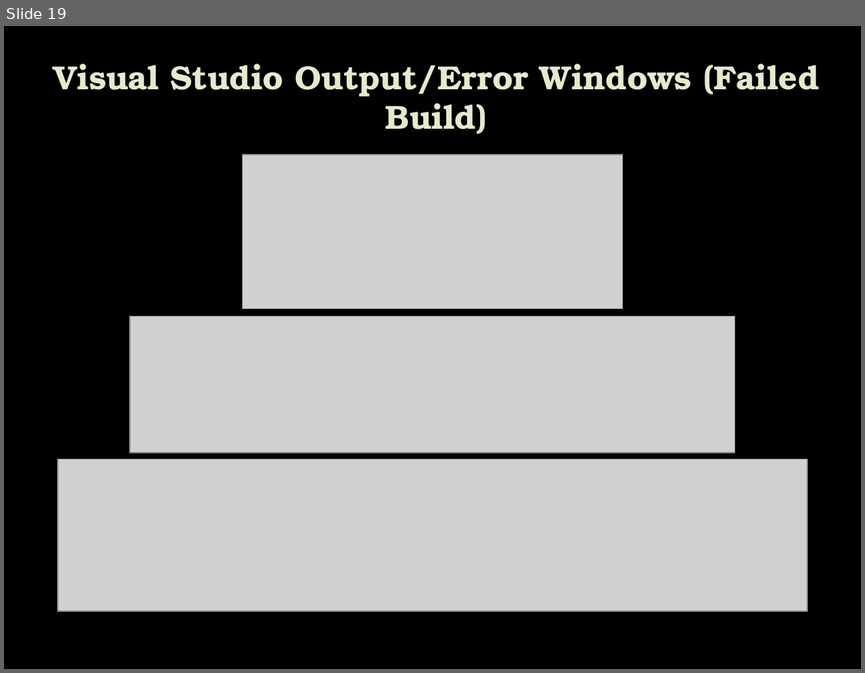
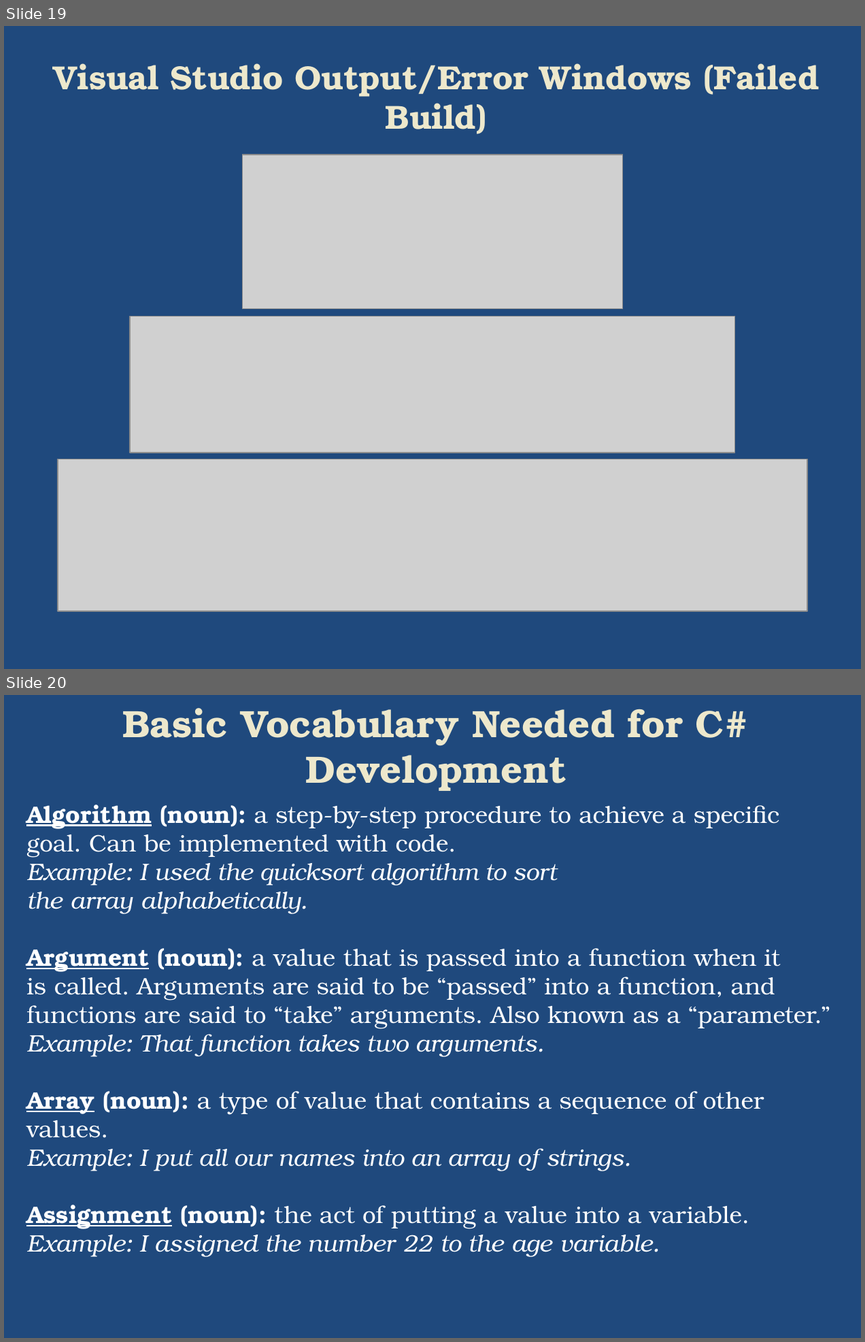
Before and after one commit to plwest-atmark/Aug31, a slide deck: IntroToProgramming/Introduction to C#.pptx. Shown one above the other, each under a label of ours: slide 19 before the commit, slides 19 and 20 after it. The pictures are 865x673 and 865x1342 pixels, drawn with LibreOffice and Linux fonts; fonts in the diff are those of the drawing; grey boxes stand for pictures; background and template pictures are left out. Boxes give left, top, right and bottom in pixels: in the first picture for what was removed or moved away, otherwise in the second. Text is boxed around its words. In the diff, an @@ line names an element or a change of style, - is before the commit and + after.

```diff
--- a/IntroToProgramming/Introduction to C#.pptx
+++ b/IntroToProgramming/Introduction to C#.pptx
@@ slide 20 added at (4, 695, 861, 1338), background #1F497D @@
@@ title added at (122, 708, 749, 791), 32 pt, text #EDE8CE, bold @@
+Basic Vocabulary Needed for C# Development
@@ text added at (26, 804, 830, 1257), 20 pt, text #FFFFFF @@
+Algorithm (noun): a step-by-step procedure to achieve a specific goal. Can be implemented with code.
+Example: I used the quicksort algorithm to sort the array alphabetically.
+Argument (noun): a value that is passed into a function when it is called. Arguments are said to be “passed” into a function, and functions are said to “take” arguments. Also known as a “parameter.”
+Example: That function takes two arguments.
+Array (noun): a type of value that contains a sequence of other values.
+Example: I put all our names into an array of strings.
+Assignment (noun): the act of putting a value into a variable.
+Example: I assigned the number 22 to the age variable.
@@ slide 19 changed as well @@
@@ background picture (left out) to #1F497D @@
@@ title "Visual Studio Output/Error Windows (Failed ..." at (53, 63, 819, 134): text colour #E7EACB to #EDE8CE @@
```
Also in this commit, not shown: 78 other slides changed, 14 other slides added.
